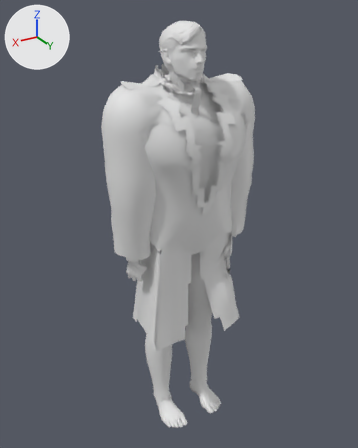
Two versions of the glTF model assets/people/young_lean_cowboy_rodin.glb, one commit apart.
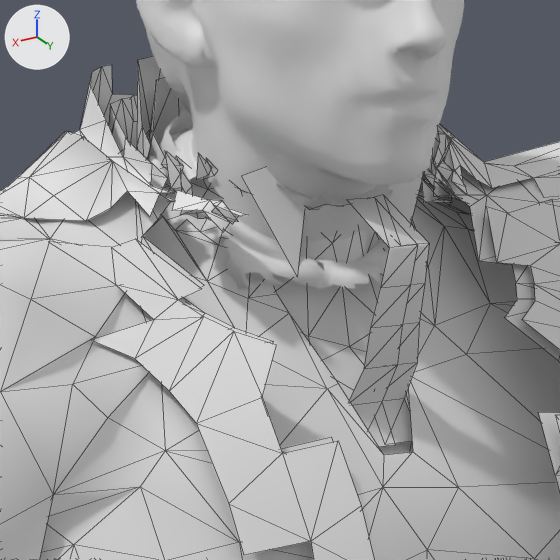
Each version is shown whole from a 50 mm lens placed at (0.998, 1.637, 1.789), pointed at (0.005, -0.016, 0.962), then close up on the part from 40% to 61% of the width and 13% to 30% of the height. Arrows for +X, +Y and +Z are at upper left; the lights stay in place. The older version's two pictures come first. The close-ups show mesh edges as thin lines. Vertices at exactly the same position are counted once.

The first close-up shows 'body_head', 'body_skin', 'cloth_coat', 'cloth_cravat', 'cloth_shirt', 'cloth_vest'.
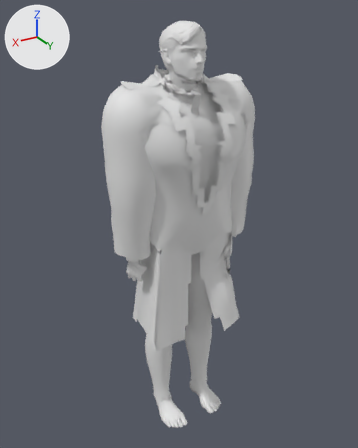
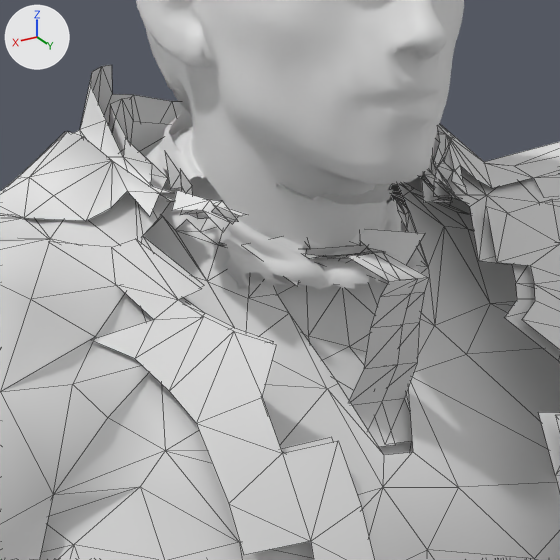
Boxes (x1, y1, x2, y2) around the edits, measured in the close-ups (560 x 560 px; the box of a moved part takes in the faces that stretch with it):
'cloth_shirt', reshaped
    before: (136, 56, 423, 455)
    after: (219, 229, 425, 455)
'cloth_cravat', reshaped
    before: (347, 195, 429, 447)
    after: (301, 234, 429, 447)
part 1 of me_cloth_cravat, moved or reshaped (not visible before)
    after: (301, 234, 364, 249)
part 2 of me_cloth_cravat, moved or reshaped
    before: (347, 195, 429, 328)
    after: (347, 252, 429, 328)
part 3 of me_cloth_shirt, moved or reshaped (not visible afterwards)
    before: (136, 56, 164, 158)
part 4 of me_cloth_shirt, moved or reshaped
    before: (148, 78, 423, 331)
    after: (219, 229, 425, 331)

Patch to the scene script:
```diff
--- a/assets/people/young_lean_cowboy_rodin.glb.py
+++ b/assets/people/young_lean_cowboy_rodin.glb.py
@@ me_cloth_cravat @@
 # used by ob_cloth_cravat; location = (0.0, 0.0, 0.0)
-me_cloth_cravat.from_pydata(...)  # 36 vertices, 36 faces; spans x -0.0289..0.029, y 0.0258..0.1117, z 1.4304..1.5732
+me_cloth_cravat.from_pydata(...)  # 36 vertices, 36 faces; spans x -0.0289..0.029, y 0.0258..0.1117, z 1.4304..1.5308
+# me_cloth_cravat part 1: the loose piece of 8 vertices spanning x -0.0289..0.029, y 0.0258..0.0463, z 1.5478..1.5732 is scaled about its middle by (1, 1, 0.4), then moved by (0.0, 0.0, -0.0348)
+# me_cloth_cravat part 2: all 12 vertices in x -0.0135..0.0135, y 0.0698..0.1117, z 1.5097..1.5481 are scaled about their middle by (1, 1, 0.4), then moved by (0.0, 0.0, -0.0158)
@@ me_cloth_shirt @@
 # used by ob_cloth_shirt; location = (0.0, 0.0, 0.0)
-me_cloth_shirt.from_pydata(...)  # 857 vertices, 1500 faces; spans x -0.269..0.269, y -0.109..0.143, z 0.862..1.606
+me_cloth_shirt.from_pydata(...)  # 857 vertices, 1500 faces; spans x -0.269..0.269, y -0.109..0.143, z 0.862..1.544
+# me_cloth_shirt part 3: the loose piece of 25 vertices spanning x -0.071..0.069, y -0.081..-0.025, z 1.551..1.606 is scaled about its middle by (1, 1, 0.4), then moved by (0.0, 0.0, -0.046)
+# me_cloth_shirt part 4: 124 of the vertices in x -0.116..0.117, y -0.078..0.058, z 1.504..1.596 are scaled about their middle by (1, 1, 0.4), then moved by (0.0, 0.0, -0.028)
+# other edits to the shape of me_cloth_shirt do not show in these pictures
```
